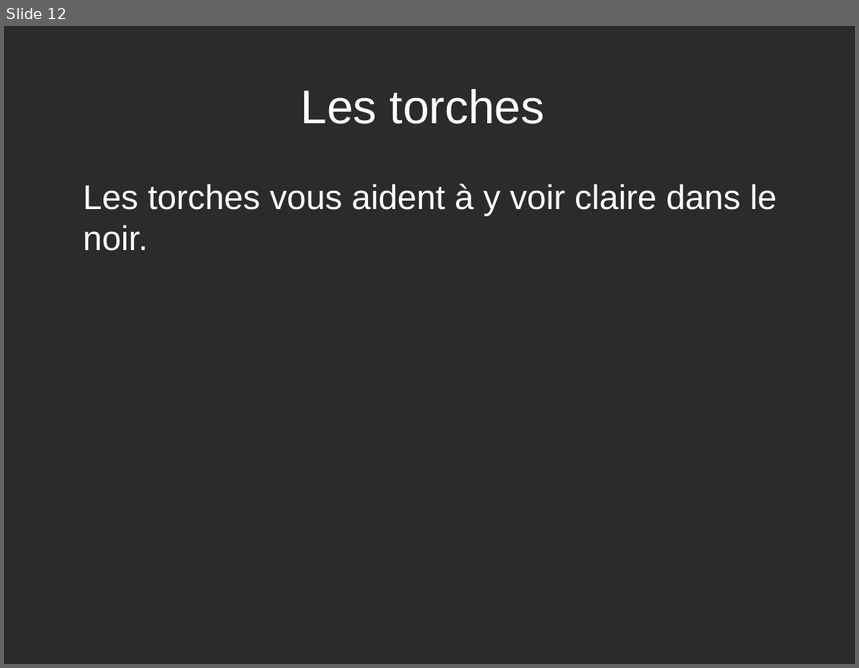
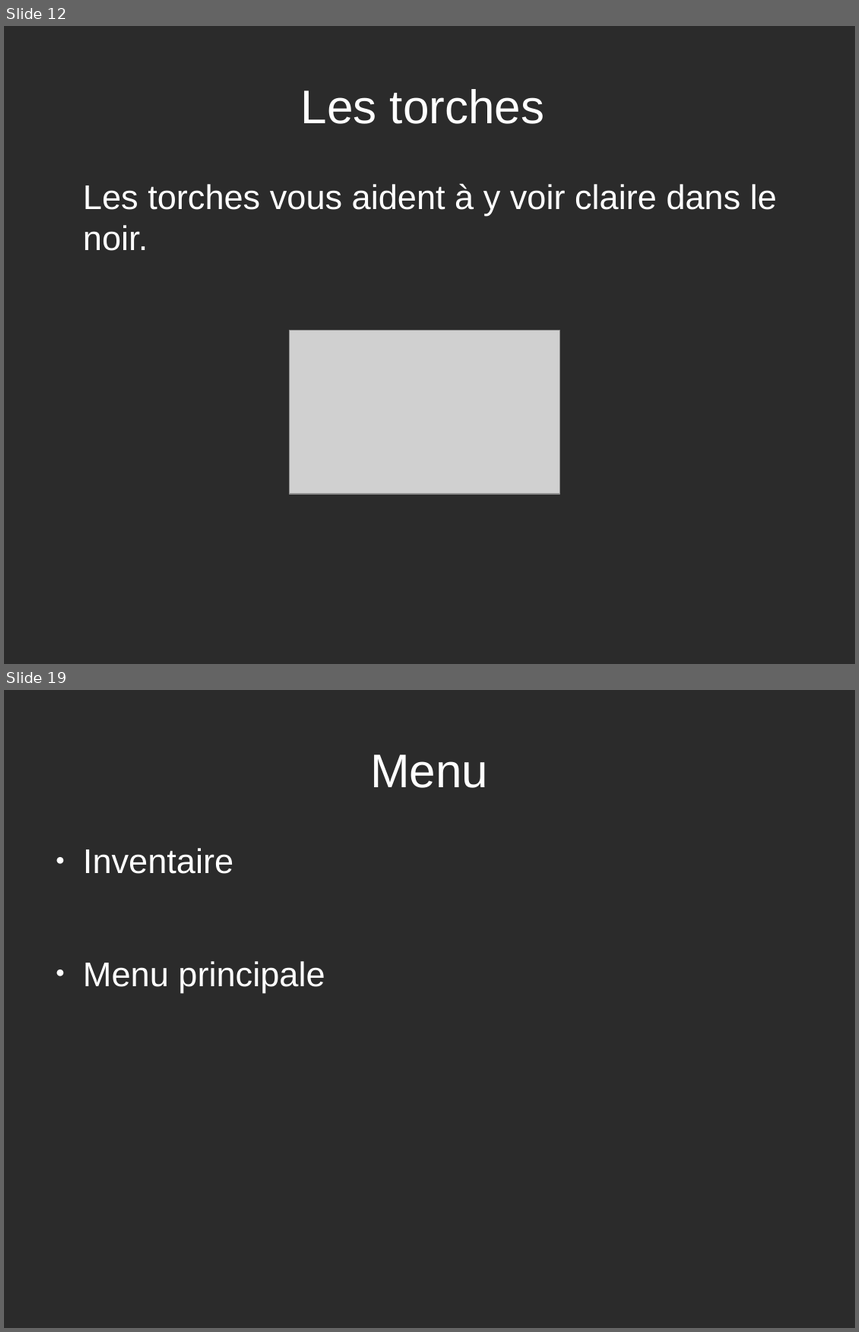
Before and after one commit to CodeurEnArbre/DoomZelda, a slide deck: Dossier/Diapo proj.odp. Shown one above the other, each under a label of ours: slide 12 before the commit, slides 12 and 19 after it; the slides between them are not shown. The pictures are 859x668 and 859x1332 pixels, drawn with LibreOffice and Linux fonts; fonts in the diff are those of the drawing; grey boxes stand for pictures; background and template pictures are left out; a plain dark background stands for a picture behind light text. Boxes give left, top, right and bottom in pixels: in the first picture for what was removed or moved away, otherwise in the second. Text is boxed around its words. In the diff, an @@ line names an element or a change of style, - is before the commit and + after.

```diff
--- a/Dossier/Diapo proj.odp
+++ b/Dossier/Diapo proj.odp
@@ slide 19 added at <box>4,690,855,1328</box>, background picture (left out) @@
@@ title added at <box>370,755,488,788</box>, 44 pt, text #FFFFFF @@
+Menu
@@ text added at <box>83,848,325,992</box>, 32 pt, text #FFFFFF @@
+● Inventaire
+● Menu principale
@@ slide 12 changed as well @@
@@ picture added at <box>290,330,560,494</box> @@
```
Also in this commit, not shown: 7 other slides changed, 6 other slides added, 1 other file.
